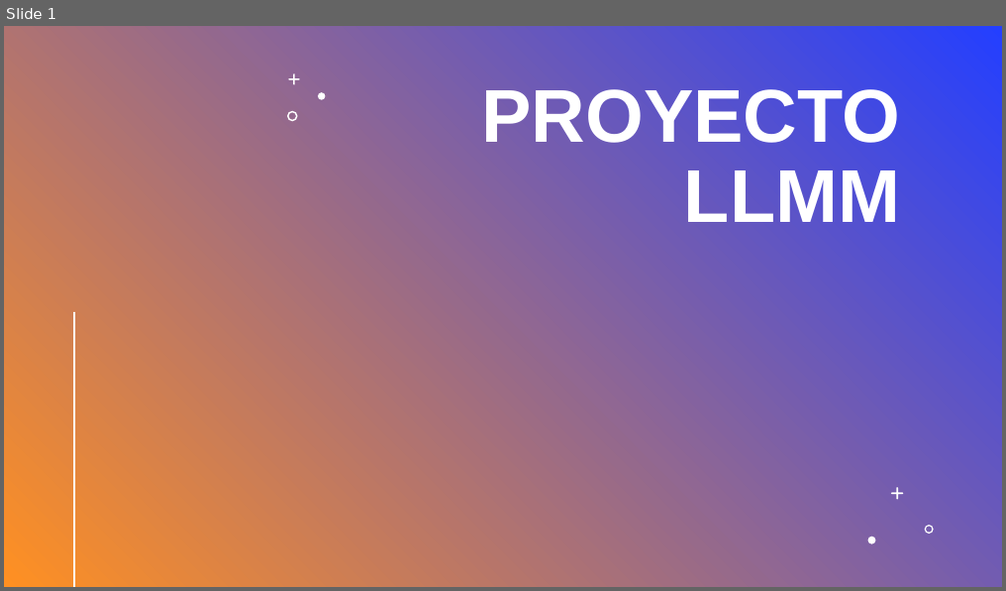
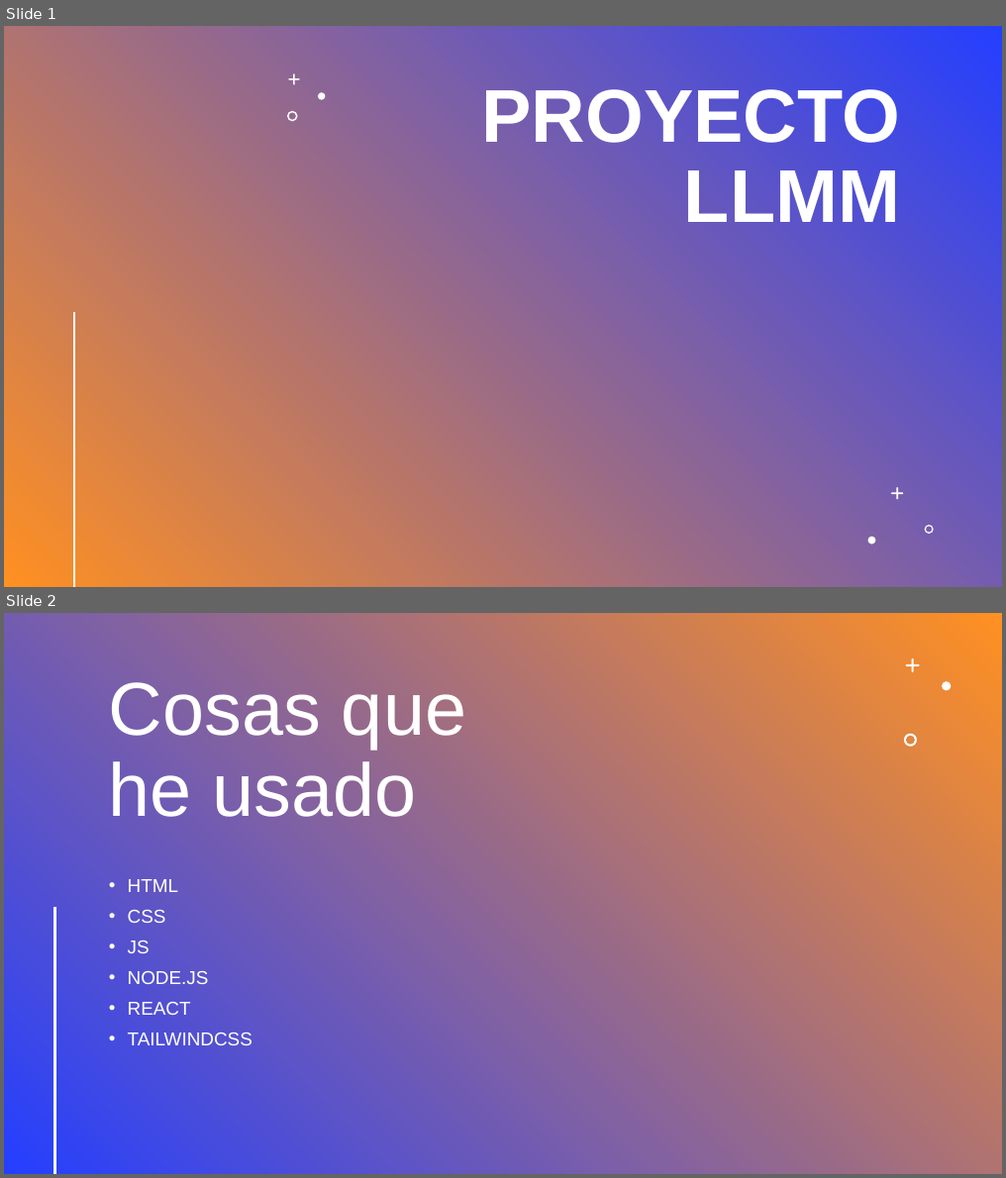
Before and after one commit to zonary123/tienda, a slide deck: Proyecto_CarlosVaralo.pptx. Shown one above the other, each under a label of ours: slide 1 before the commit, slides 1 and 2 after it. The pictures are 1006x591 and 1006x1178 pixels, drawn with LibreOffice and Linux fonts; fonts in the diff are those of the drawing; background and template pictures are left out; a plain dark background stands for a picture behind light text. Boxes give left, top, right and bottom in pixels: in the first picture for what was removed or moved away, otherwise in the second. Text is boxed around its words. In the diff, an @@ line names an element or a change of style, - is before the commit and + after.

```diff
--- a/Proyecto_CarlosVaralo.pptx
+++ b/Proyecto_CarlosVaralo.pptx
@@ slide 2 added at [4,613,1002,1174], background picture (left out) @@
@@ rectangle added at [4,613,1002,1174], fill #FFFFFF @@
@@ rectangle added at [4,613,1002,1174], fill gradient #243FFF to #FF9022 @@
@@ line added from (62, 642) to (62, 1173), #FF9022 2 pt @@
@@ freeform shape added at [905,659,920,672], fill #FFFFFF @@
@@ title added at [109,682,466,817], 72 pt, text #FFFFFF @@
+Cosas que he usado
@@ freeform shape added at [943,682,951,691], fill #FFFFFF @@
@@ freeform shape added at [904,734,917,747], fill #FFFFFF @@
@@ text added at [128,879,252,1046], 18 pt, text #FFFFFF @@
+• HTML
+• CSS
+• JS
+• NODE.JS
+• REACT
+• TAILWINDCSS
@@ line added from (54, 909) to (54, 1173), #FFFFFF 2 pt @@
```
Also in this commit, not shown: 11 other slides added, 5 other files.
